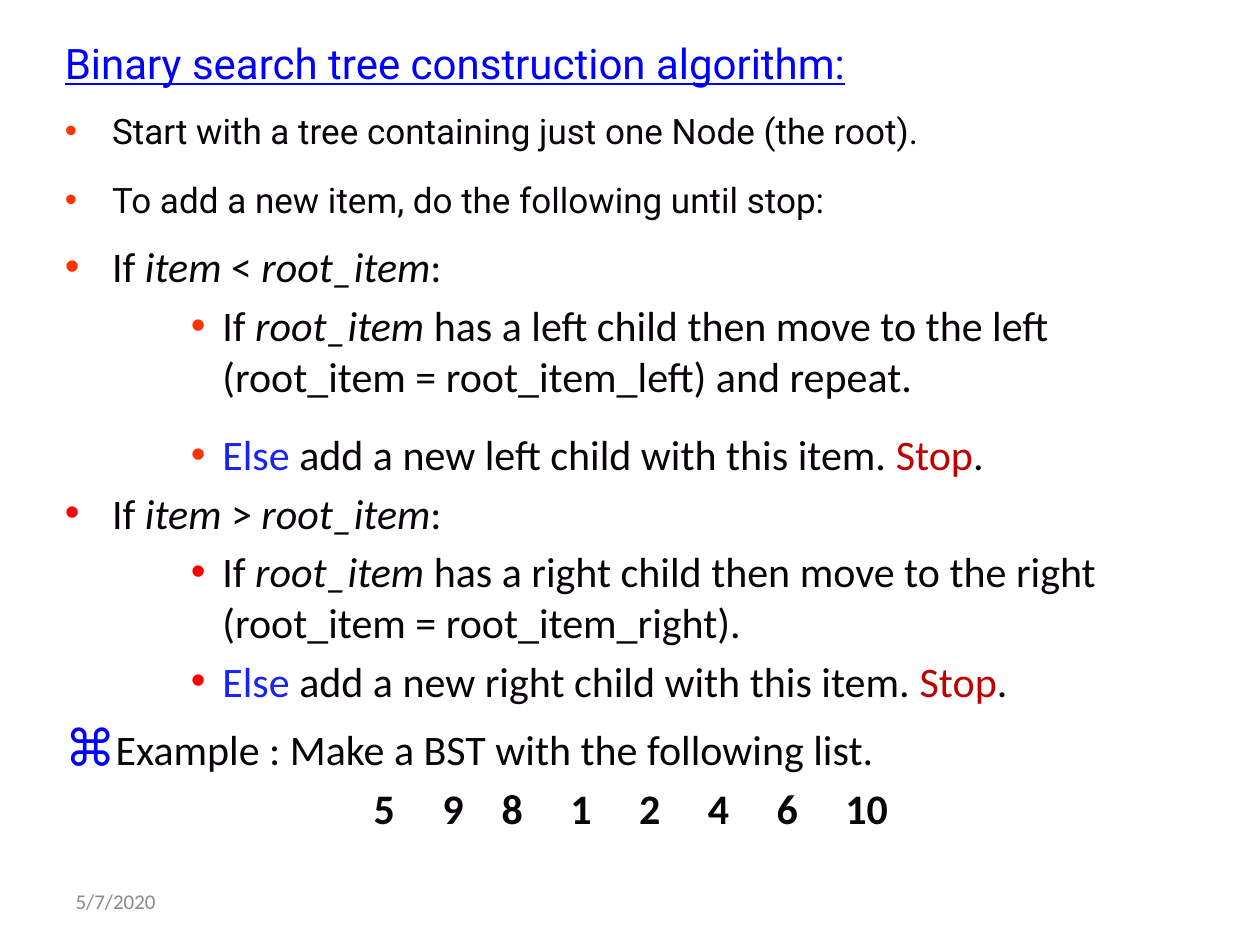
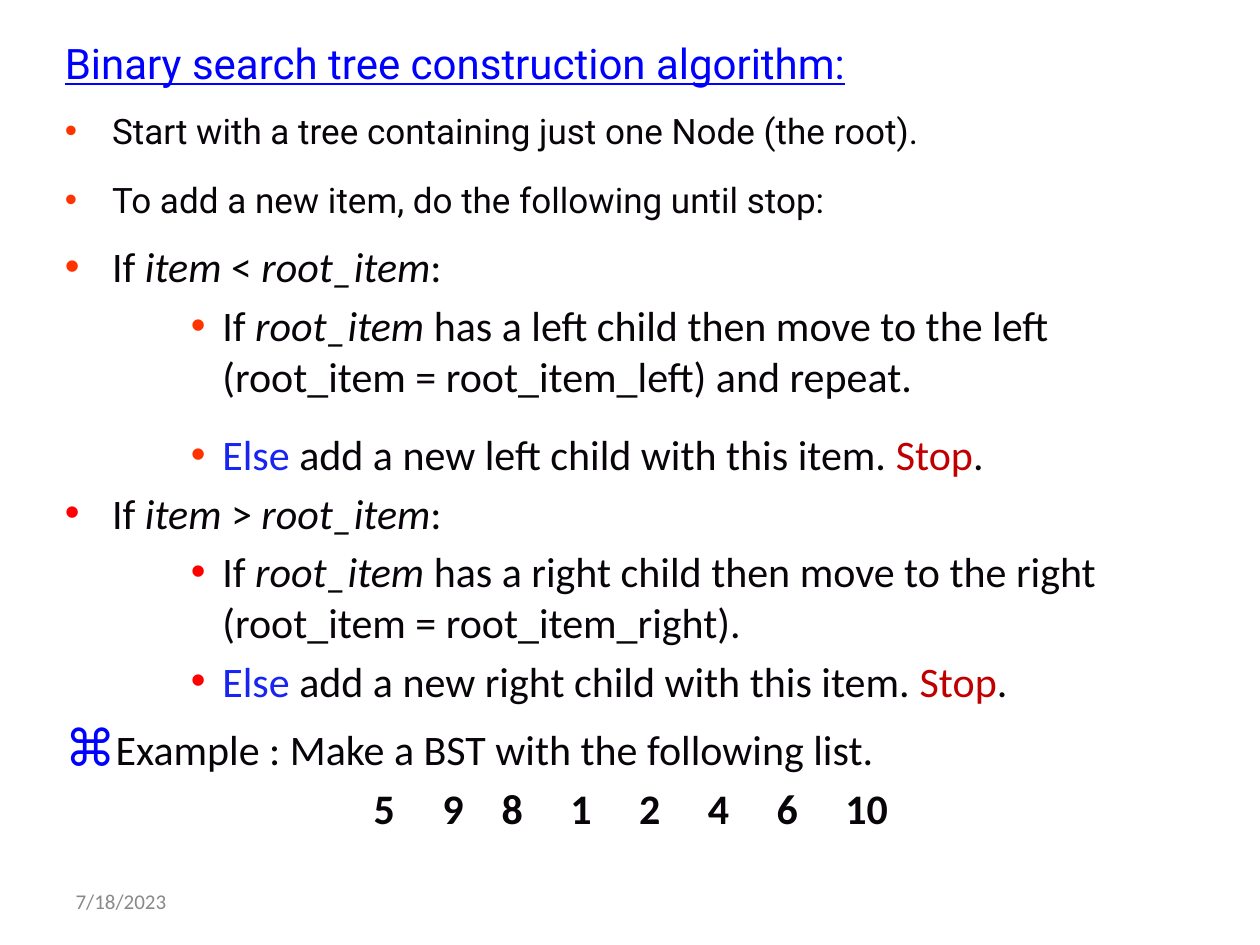
Before and after one commit to alaminbhuyan/DSA-In-Python, a slide deck: slide 49 of Tree Data Structure/PDF/Tree.pptx. Drawn at 1260x945 pixels with LibreOffice and Linux fonts; fonts in the diff are those of the drawing. Boxes give left, top, right and bottom in pixels: in the first picture for what was removed or moved away, otherwise in the second. Text is boxed around its words. In the diff, an @@ line names an element or a change of style, - is before the commit and + after.

```diff
--- a/Tree Data Structure/PDF/Tree.pptx
+++ b/Tree Data Structure/PDF/Tree.pptx
@@ text at (76, 894, 167, 910): text changed @@
-5/7/2020
+7/18/2023
```
Also in this commit, not shown: 6 other slides changed.
